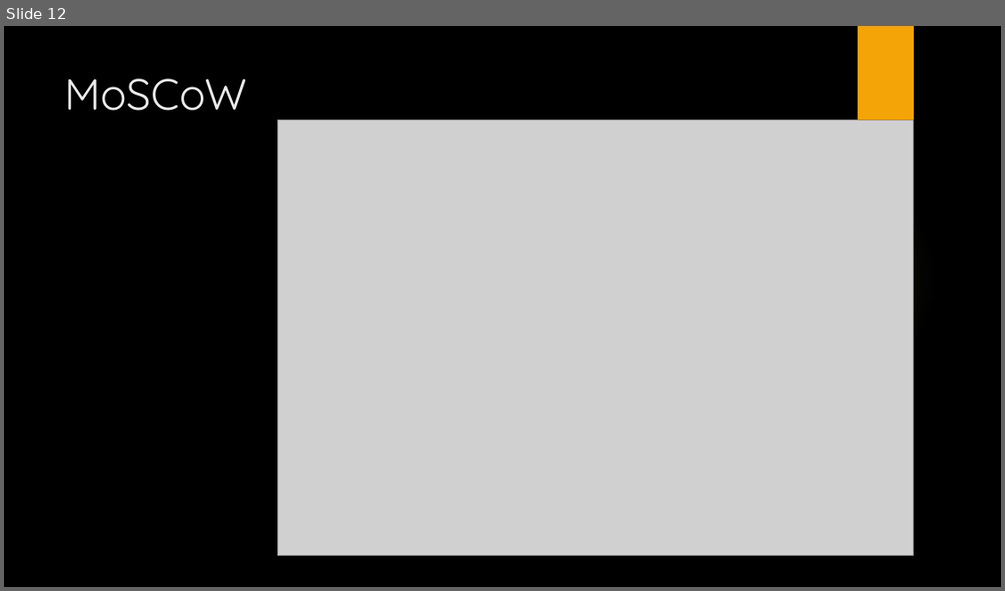
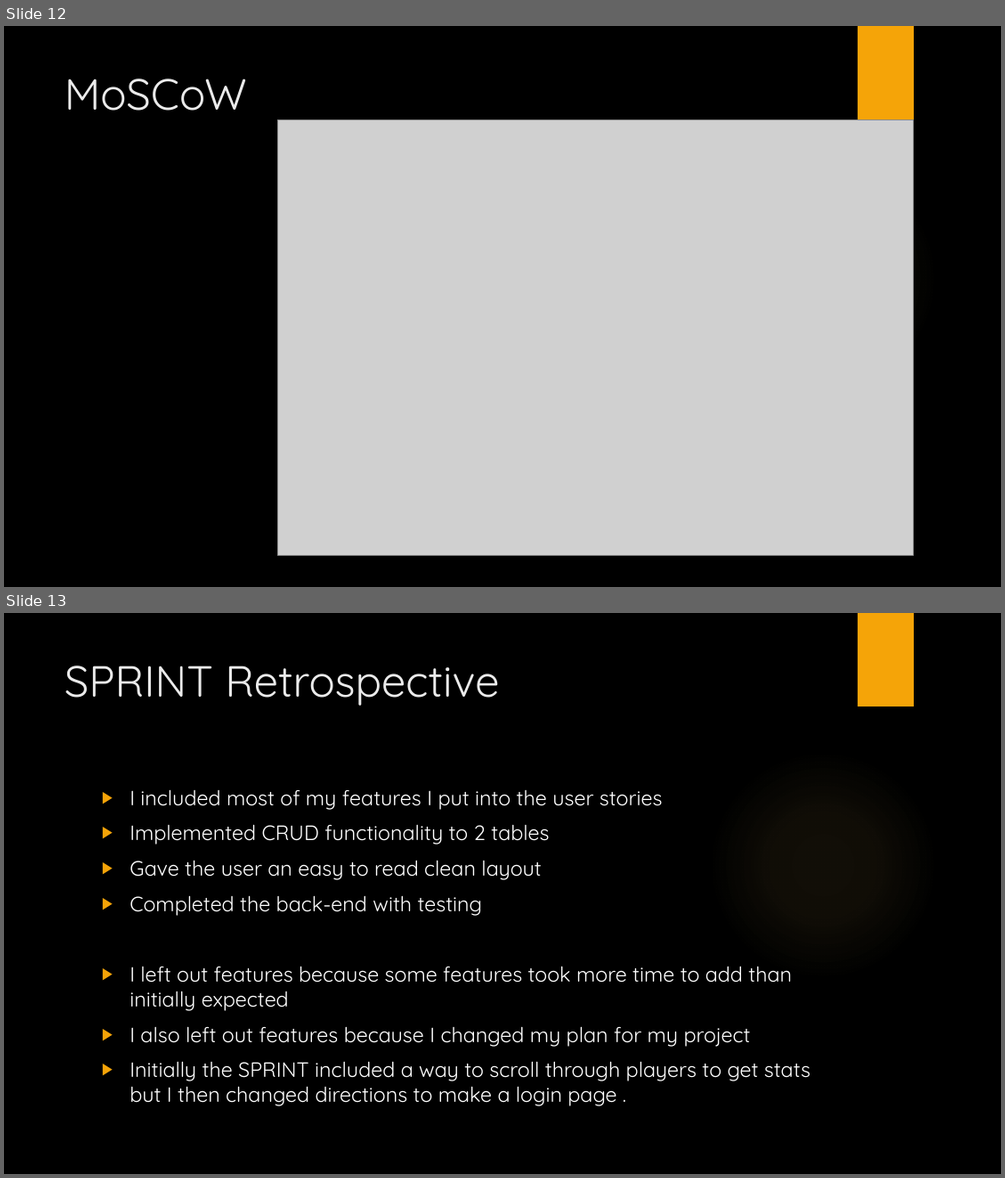
Before and after one commit to Imran-Subhan/Hobby-Project, a slide deck: Hobby-Project-presentation.pptx. Shown one above the other, each under a label of ours: slide 12 before the commit, slides 12 and 13 after it. The pictures are 1005x591 and 1005x1178 pixels, drawn with LibreOffice and Linux fonts; fonts in the diff are those of the drawing; grey boxes stand for pictures; background and template pictures are left out. Boxes give left, top, right and bottom in pixels: in the first picture for what was removed or moved away, otherwise in the second. Text is boxed around its words. In the diff, an @@ line names an element or a change of style, - is before the commit and + after.

```diff
--- a/Hobby-Project-presentation.pptx
+++ b/Hobby-Project-presentation.pptx
@@ slide 13 added at box(4, 613, 1001, 1174), background picture (left out); not listed: 2 template elements that a slide beside it also shows @@
@@ title added at box(65, 666, 499, 706), 42 pt, text #EBEBEB @@
+SPRINT Retrospective
@@ text added at box(129, 789, 810, 1106), 20 pt, text #FFFFFF @@
+▶ I included most of my features I put into the user stories
+▶ Implemented CRUD functionality to 2 tables
+▶ Gave the user an easy to read clean layout
+▶ Completed the back-end with testing
+▶ I left out features because some features took more time to add than initially expected
+▶ I also left out features because I changed my plan for my project
+▶ Initially the SPRINT included a way to scroll through players to get stats but I then changed directions to make a login page .
```
Also in this commit, not shown: 2 slides changed, 2 other slides added, 2 slides removed.
